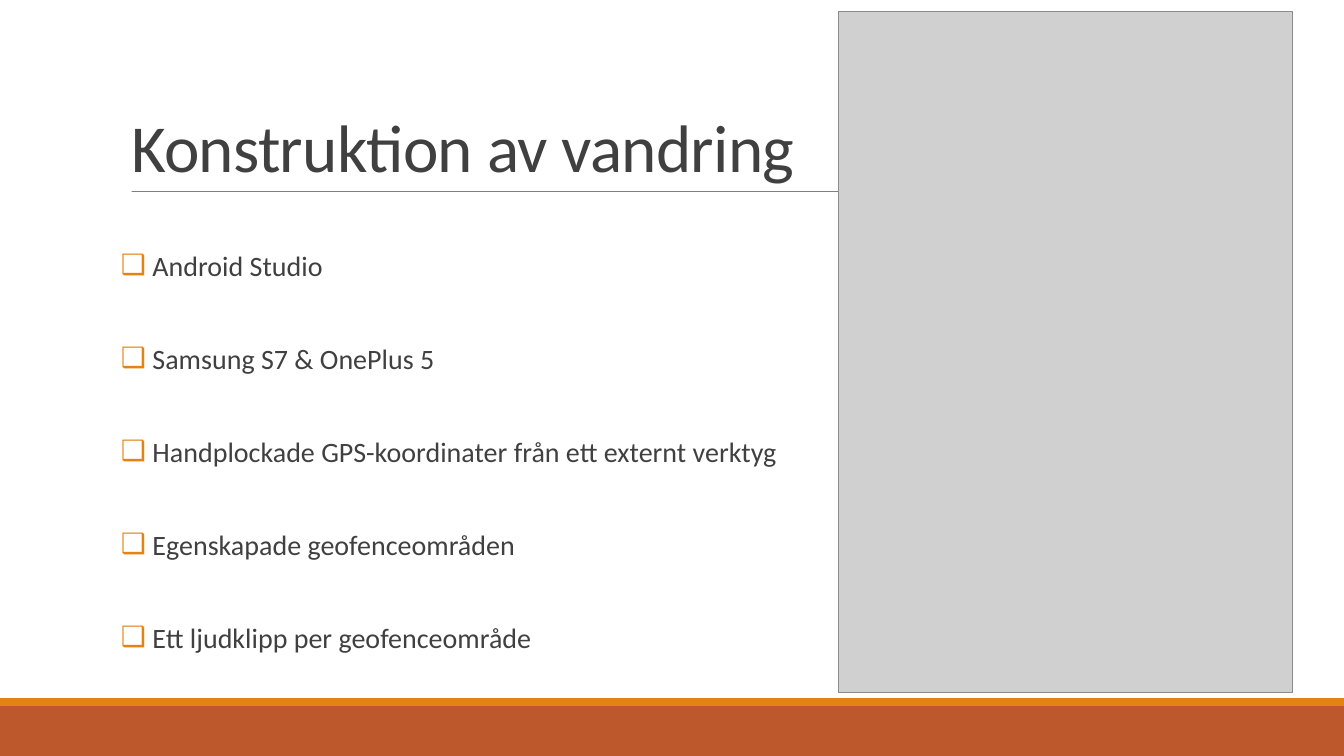
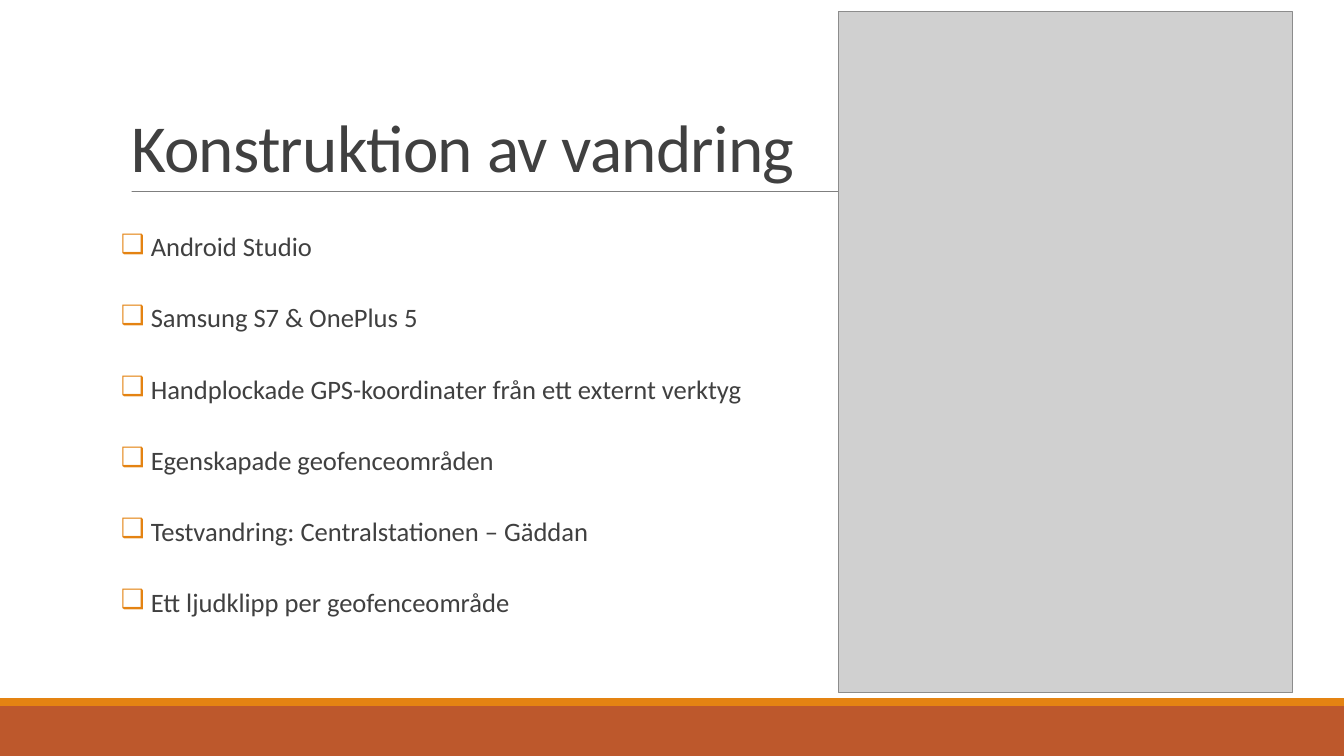
Before and after one commit to AmarSadikovic/Ex-Jobb, a slide deck: slide 11 of Slutsem/Geofencing-teknik för synkronisering av en kontextmedveten ljudvandring.odp. Drawn at 1344x756 pixels with LibreOffice and Linux fonts; fonts in the diff are those of the drawing; grey boxes stand for pictures. Boxes give left, top, right and bottom in pixels: in the first picture for what was removed or moved away, otherwise in the second. Text is boxed around its words. In the diff, an @@ line names an element or a change of style, - is before the commit and + after.

```diff
--- a/Slutsem/Geofencing-teknik för synkronisering av en kontextmedveten ljudvandring.odp
+++ b/Slutsem/Geofencing-teknik för synkronisering av en kontextmedveten ljudvandring.odp
@@ text at (x1=151, y1=237, x2=741, y2=617): size 20 to 19 pt in "Android Studio", "Samsung S7 & OnePlus 5", "Handplockade GPS-koordinater från ett externt verktyg", "Egenskapade geofenceområden" and 1 more places; line spacing 0.8 to 0.5 @@
@@ text at (x1=151, y1=522, x2=588, y2=546): paragraph added @@
+❑ Testvandring: Centralstationen – Gäddan
```
Also in this commit, not shown: 3 other slides changed.
